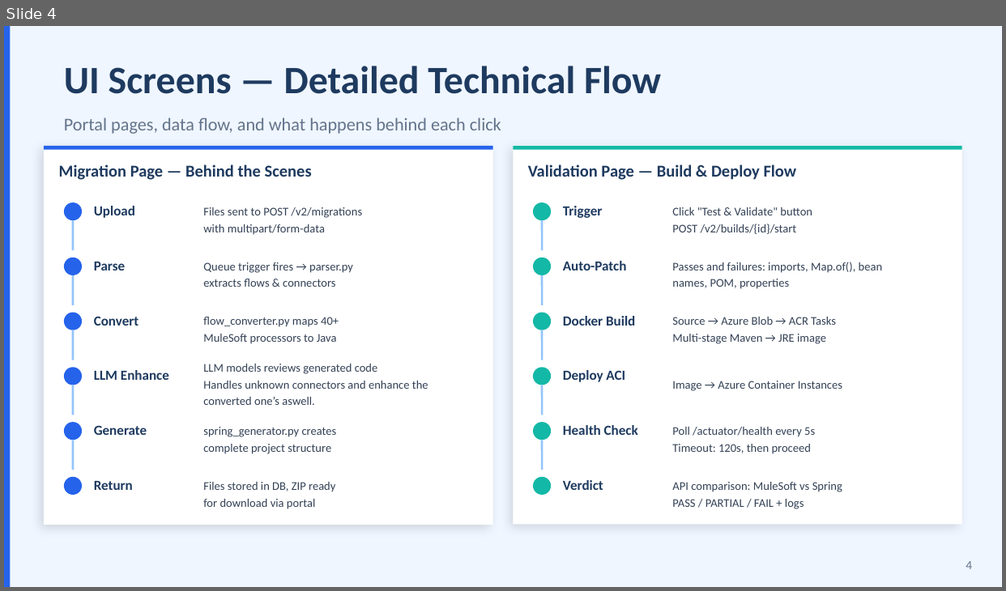
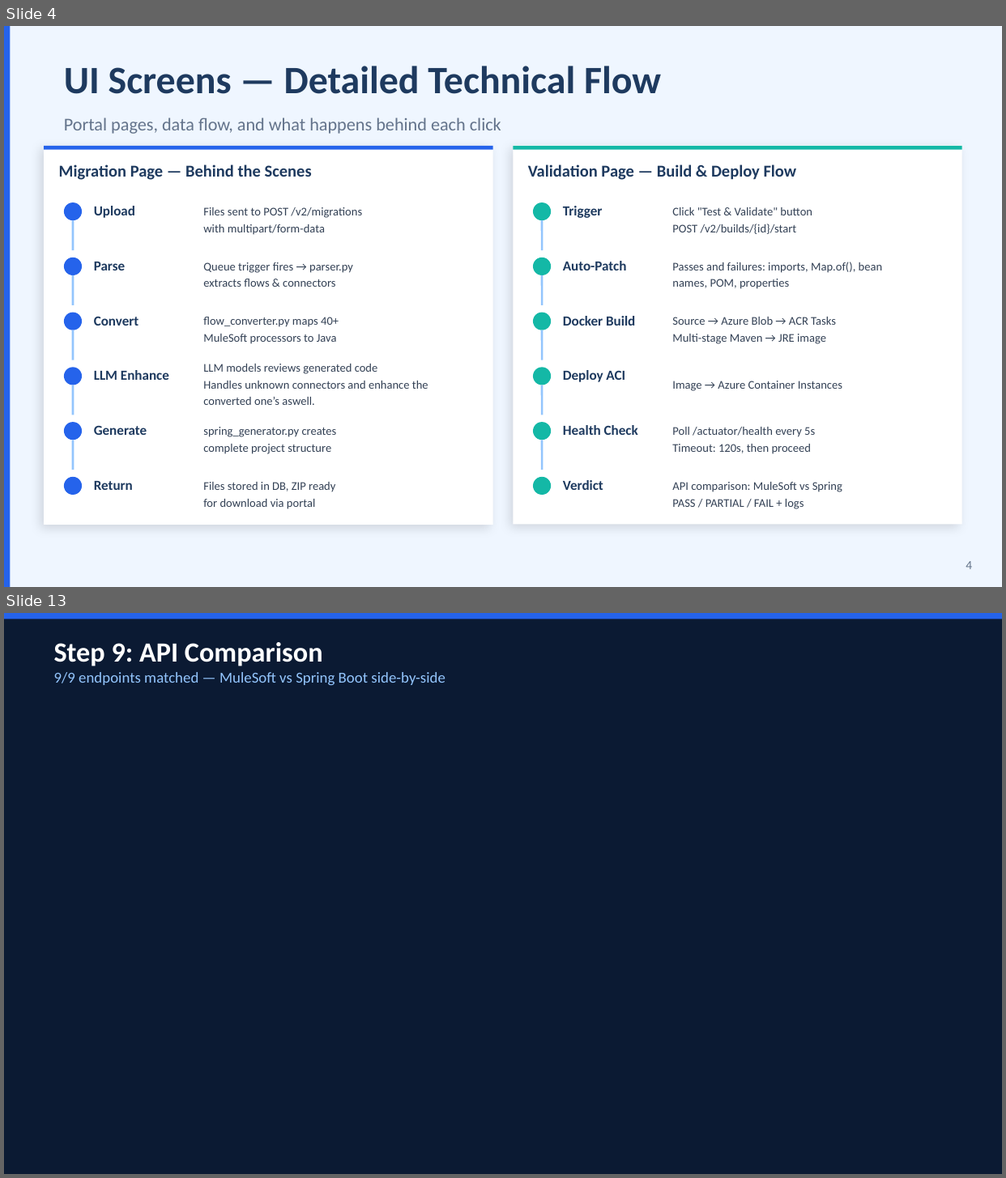
Before and after one commit to harinadh70/mule-migrator, a slide deck: MuleSoft-to-SpringBoot-Migrator-Technical-Presentation.pptx. Shown one above the other, each under a label of ours: slide 4 before the commit, slides 4 and 13 after it; the slides between them are not shown. The pictures are 1006x591 and 1006x1178 pixels, drawn with LibreOffice and Linux fonts; fonts in the diff are those of the drawing; grey boxes stand for pictures. Boxes give left, top, right and bottom in pixels: in the first picture for what was removed or moved away, otherwise in the second. Text is boxed around its words. In the diff, an @@ line names an element or a change of style, - is before the commit and + after.

```diff
--- a/MuleSoft-to-SpringBoot-Migrator-Technical-Presentation.pptx
+++ b/MuleSoft-to-SpringBoot-Migrator-Technical-Presentation.pptx
@@ slide 13 added at [4, 613, 1002, 1174], background #FFFFFF @@
@@ rectangle added at [4, 613, 1002, 1174], fill #0B1A33 @@
@@ rectangle added at [4, 613, 1002, 619], fill #2563EB @@
@@ text added at [54, 642, 323, 666], 20 pt, text #FFFFFF, bold @@
+Step 9: API Comparison
@@ text added at [54, 672, 445, 685], 11 pt, text #93C5FD @@
+9/9 endpoints matched — MuleSoft vs Spring Boot side-by-side
```
Also in this commit, not shown: 8 other slides added, 9 slides removed.
